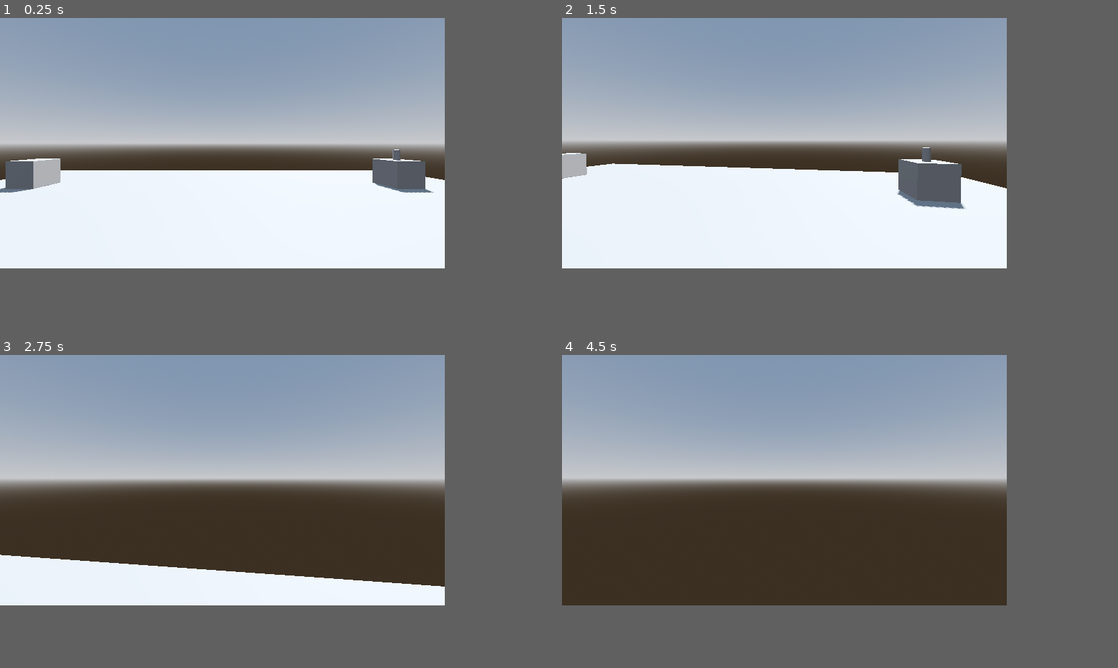
Above: before the commit, frames 1-4 (two rows, left to right).
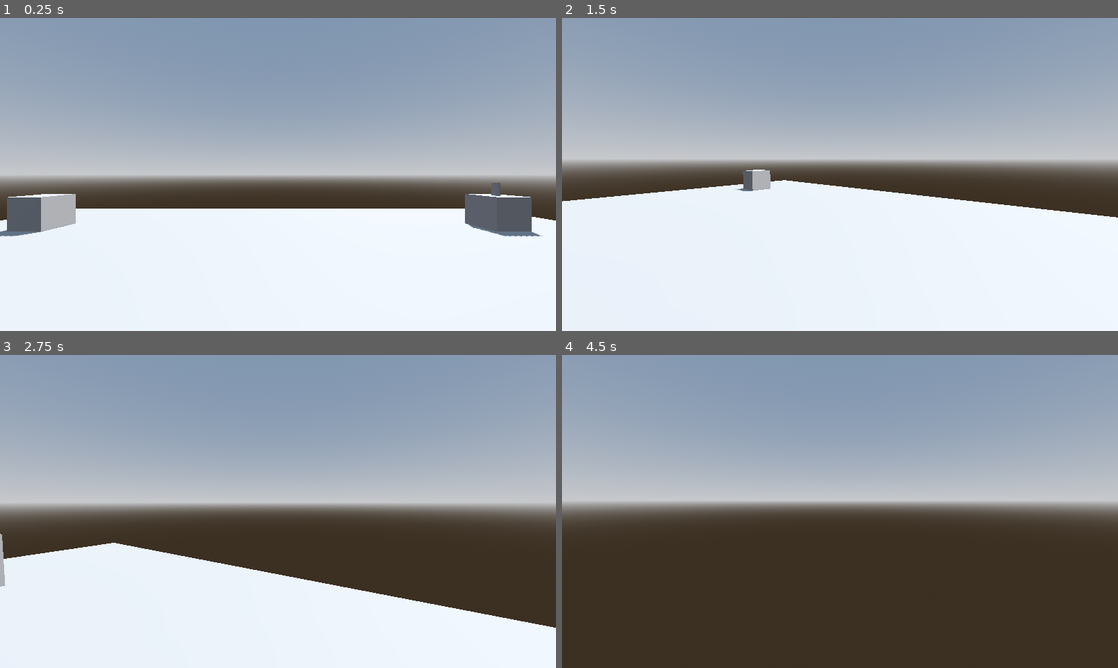
Above: after the commit, the same moments.

Repository: Mendi03/creepy_object_movement
Game: Godot game, scene res://3d_level.tscn
Same seed, same stepped clock (60 frames per second), same inputs: the game is played once before the commit and once after it. The project has no main scene, so this scene is started directly.
Inputs (mouse positions are in pixels of both pictures, inside the frame that each line leads up to):
- Up to frame 1 (0.25 s): no input
- Up to frame 2 (1.5 s): tap Enter (ui_accept) at 0.5, 0.77 s; move the mouse to (884, 130) at 0.52 s; hold D (right) 0.53-1.28 s; click (884, 130) at 0.67 s; move the mouse to (762, 143) at 1.27 s; hold W (forward) from 1.28 s (still down)
- Up to frame 3 (2.75 s): keep holding W (forward); tap Enter (ui_accept) at 1.52 s; move the mouse to (233, 477) at 2.02 s
- Up to frame 4 (4.5 s): keep holding W (forward); move the mouse to (778, 483) at 2.77 s; tap Enter (ui_accept) at 3.02, 3.77, 4.25 s; move the mouse to (817, 483) at 3.52 s; move the mouse to (751, 477) at 4.27 s
In our replay, the window is 640x360 before the commit and 800x450 after it. These sizes can differ from the game's own. Grey fills any space a smaller window leaves; there, only what the larger window draws over its background counts as a difference.

The runs differ from the first frame. In frame 1, 32% of the frame differs, in the area x 0-100%, y 0-70%; in frame 2, 25%; in frame 3, 29%; in frame 4, 20%.

Commit message:
added raycasts to test stuff, also changed resolution back

Diff:
--- a/3d_level.tscn
+++ b/3d_level.tscn
@@ -92,6 +92,20 @@
 [node name="Camera3D" type="Camera3D" parent="Player/Neck"]
 
 [node name="RayCast3D" type="RayCast3D" parent="Player/Neck/Camera3D"]
+transform = Transform3D(-0.804624, -0.0115223, 0.593673, 0.314598, 0.839679, 0.442681, -0.503596, 0.54296, -0.672001, 0, 0, 0)
+target_position = Vector3(0, -1, 7)
+
+[node name="RayCast3D2" type="RayCast3D" parent="Player/Neck/Camera3D"]
+transform = Transform3D(-0.679568, 0.52484, -0.512573, 0.314598, 0.839679, 0.442681, 0.662734, 0.139578, -0.735733, 0, 0, 0)
+target_position = Vector3(0, -1, 7)
+
+[node name="RayCast3D3" type="RayCast3D" parent="Player/Neck/Camera3D"]
+transform = Transform3D(-0.679568, 0.52484, -0.512573, 0.70048, 0.671823, -0.240794, 0.21798, -0.522683, -0.824189, 0, 0, 0)
+target_position = Vector3(0, -1, 7)
+
+[node name="RayCast3D4" type="RayCast3D" parent="Player/Neck/Camera3D"]
+transform = Transform3D(-0.37649, 0.634495, 0.675035, 0.70048, 0.671823, -0.240794, -0.606287, 0.382192, -0.697385, 0, 0, 0)
+target_position = Vector3(0, -1, 7)
 
 [node name="Can" parent="." instance=ExtResource("2_sjk57")]
 transform = Transform3D(1, 0, 0, 0, 1, 0, 0, 0, 1, 6.846, 1.21475, -6.406)
--- a/project.godot
+++ b/project.godot
@@ -16,8 +16,8 @@
 
 [display]
 
-window/size/viewport_width=640
-window/size/viewport_height=360
+window/size/viewport_width=2560
+window/size/viewport_height=1440
 window/size/mode=2
 window/stretch/mode="viewport"
 
